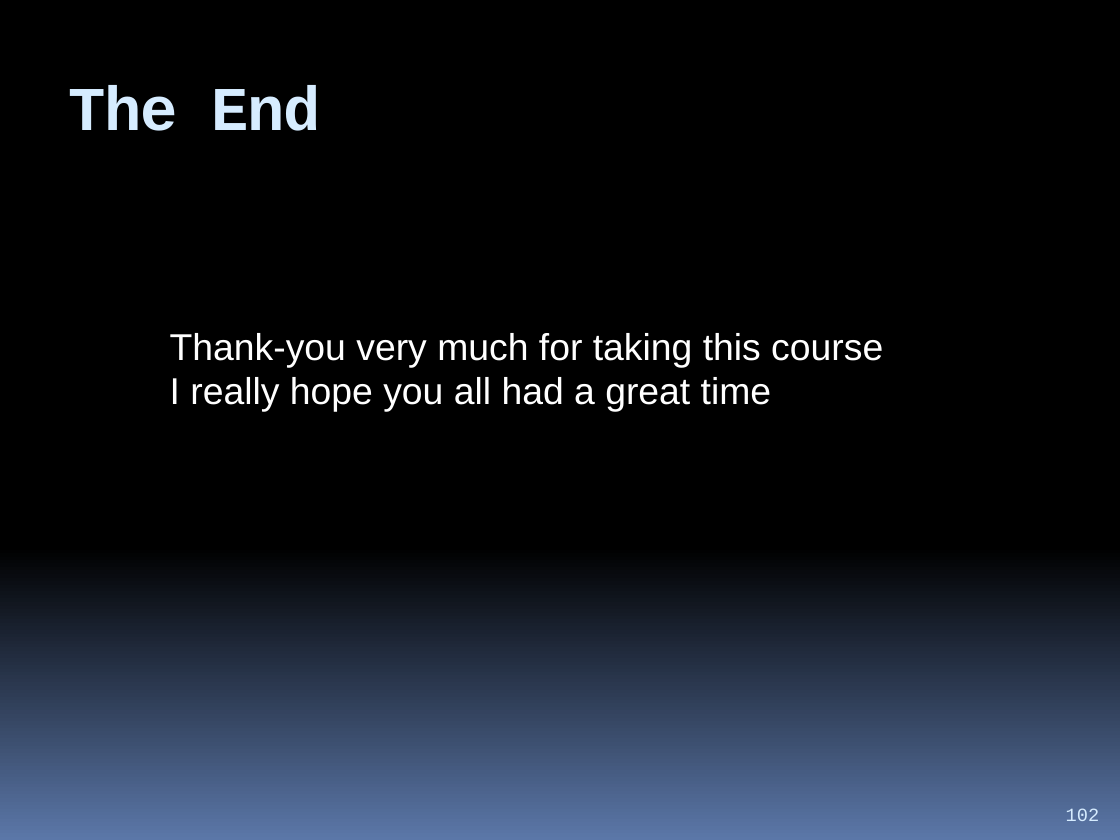
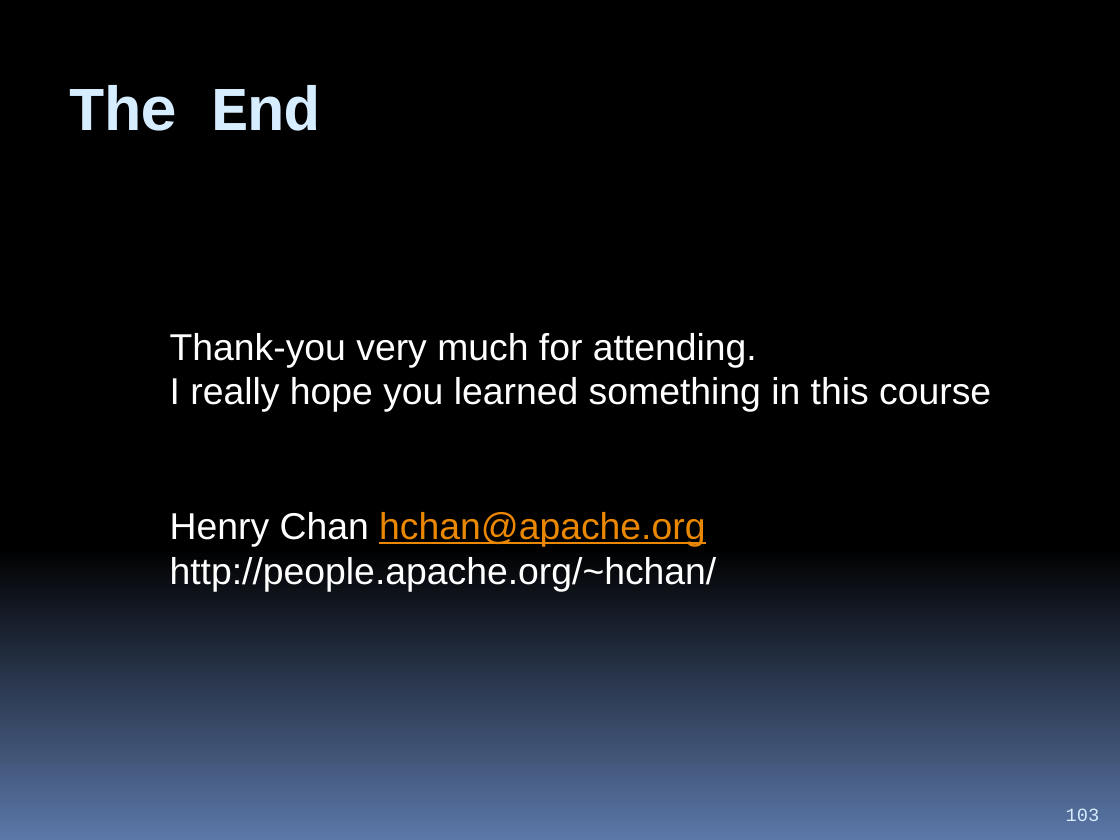
Before and after one commit to hchan/comp2613, a slide deck: slide 103 of coursePresentation.pptx (slide 102 before the commit). Drawn at 1120x840 pixels with LibreOffice and Linux fonts; fonts in the diff are those of the drawing. Boxes give left, top, right and bottom in pixels: in the first picture for what was removed or moved away, otherwise in the second. Text is boxed around its words. In the diff, an @@ line names an element or a change of style, - is before the commit and + after.

```diff
--- a/coursePresentation.pptx
+++ b/coursePresentation.pptx
@@ text at (170, 333, 991, 591): text changed @@
-Thank-you very much for taking this course
-I really hope you all had a great time
+Thank-you very much for attending.
+I really hope you learned something in this course
+Henry Chan hchan@apache.org
+http://people.apache.org/~hchan/
@@ page number at (1066, 808, 1100, 821): text changed @@
-102
+103
```
Also in this commit, not shown: 3 other slides changed, 1 slide added, 1 other file.
